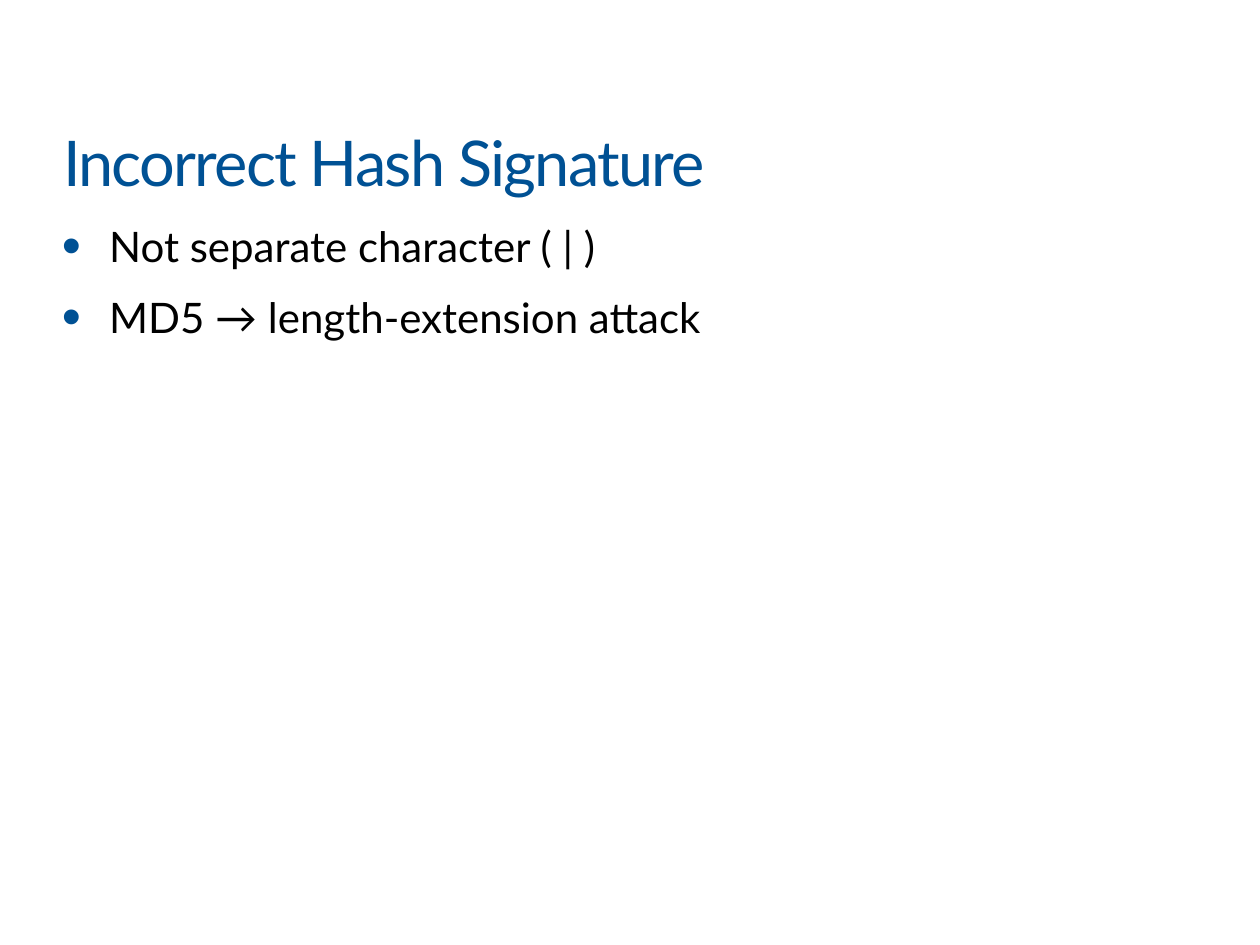
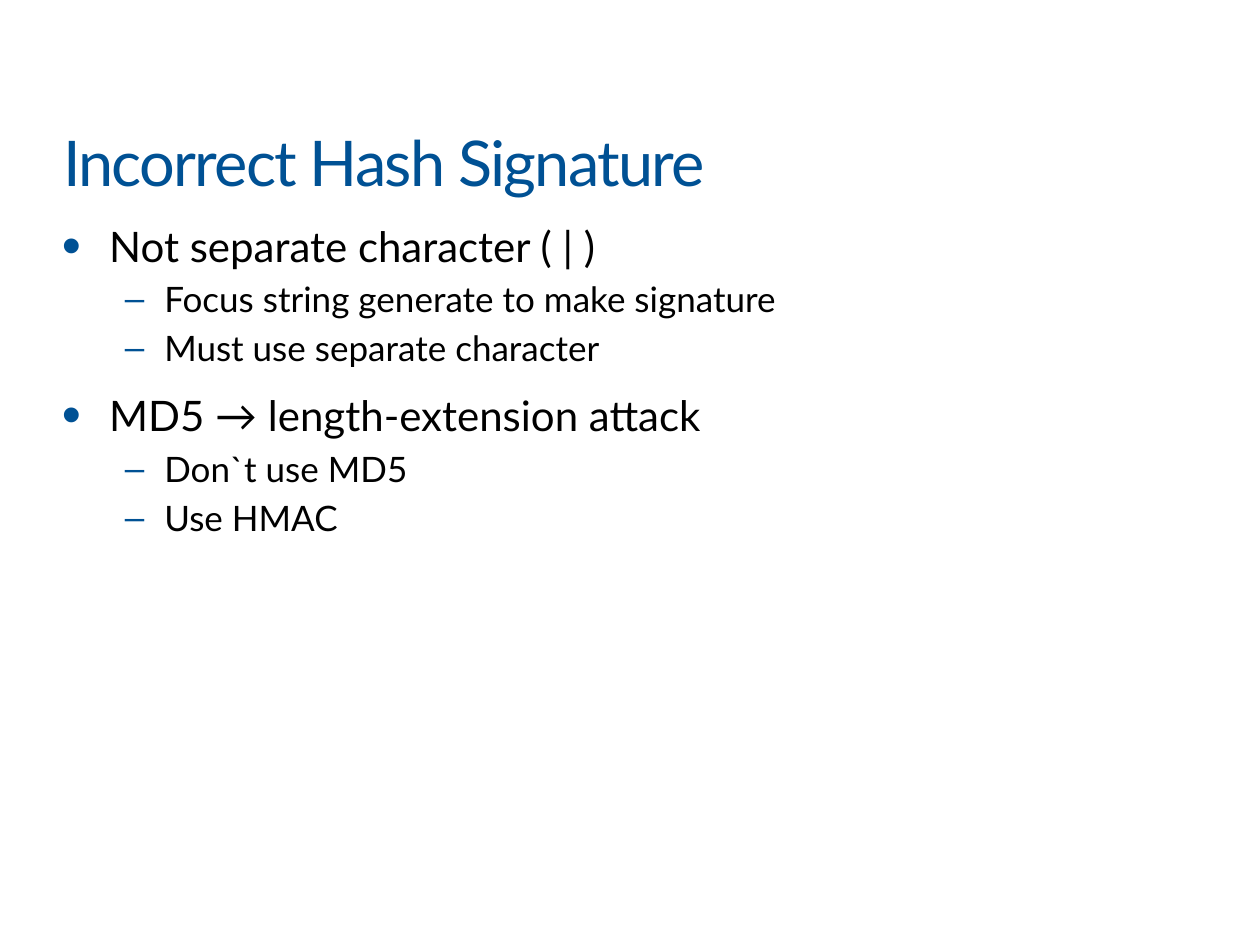
Before and after one commit to khanhnnvn/Mine, a slide deck: slide 19 of xmind/VIB_Part4.pptx. Drawn at 1260x945 pixels with LibreOffice and Linux fonts; fonts in the diff are those of the drawing; background and template pictures are left out. Boxes give left, top, right and bottom in pixels: in the first picture for what was removed or moved away, otherwise in the second. Text is boxed around its words. In the diff, an @@ line names an element or a change of style, - is before the commit and + after.

```diff
--- a/xmind/VIB_Part4.pptx
+++ b/xmind/VIB_Part4.pptx
@@ text at [164, 286, 775, 367]: paragraphs added @@
+  – Focus string generate to make signature
+  – Must use separate character
@@ text at [164, 456, 408, 532]: paragraphs added @@
+  – Don`t use MD5
+  – Use HMAC
```
Also in this commit, not shown: 1 other slide changed, 1 slide added, 7 other files.
